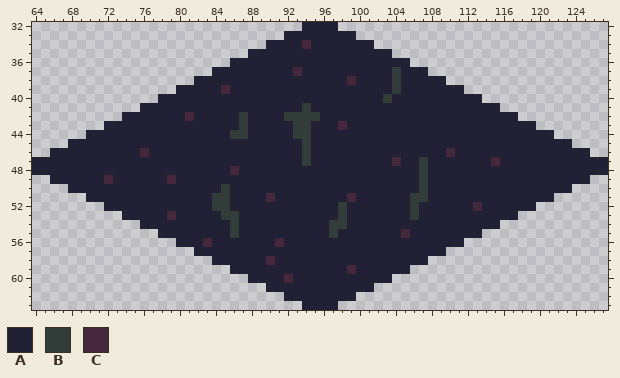
One commit to this pixel-art file: public/sprites/isoriverbedtest.aseprite. That is the earlier state.
192x96 pixels, 1 frame. Shown: x 64..127, y 32..63.
Palette (. is transparent): A #222034  B #323c39  C #45283c
Pixels before, first column x 64:
32 ..............................AAAA..............................
33 ............................AAAAAAAA............................
34 ..........................AAAACAAAAAAA..........................
35 ........................AAAAAAAAAAAAAAAA........................
36 ......................AAAAAAAAAAAAAAAAAAAA......................
37 ....................AAAAAAAAACAAAAAAAAAABAAA....................
38 ..................AAAAAAAAAAAAAAAAACAAAABAAAAA..................
39 ................AAAAACAAAAAAAAAAAAAAAAAABAAAAAAA................
40 ..............AAAAAAAAAAAAAAAAAAAAAAAAABAAAAAAAAAA..............
41 ............AAAAAAAAAAAAAAAAAABAAAAAAAAAAAAAAAAAAAAA............
42 ..........AAAAAAACAAAAABAAAABBBBAAAAAAAAAAAAAAAAAAAAAA..........
43 ........AAAAAAAAAAAAAAABAAAAABBAAACAAAAAAAAAAAAAAAAAAAAA........
44 ......AAAAAAAAAAAAAAAABBAAAAABBAAAAAAAAAAAAAAAAAAAAAAAAAAA......
45 ....AAAAAAAAAAAAAAAAAAAAAAAAAABAAAAAAAAAAAAAAAAAAAAAAAAAAAAA....
46 ..AAAAAAAAAACAAAAAAAAAAAAAAAAABAAAAAAAAAAAAAAACAAAAAAAAAAAAAAA..
47 AAAAAAAAAAAAAAAAAAAAAAAAAAAAAABAAAAAAAAACAABAAAAAAACAAAAAAAAAAAA
48 AAAAAAAAAAAAAAAAAAAAAACAAAAAAAAAAAAAAAAAAAABAAAAAAAAAAAAAAAAAAAA
49 ..AAAAAACAAAAAACAAAAAAAAAAAAAAAAAAAAAAAAAAABAAAAAAAAAAAAAAAAAA..
50 ....AAAAAAAAAAAAAAAAABAAAAAAAAAAAAAAAAAAAAABAAAAAAAAAAAAAAAA....
51 ......AAAAAAAAAAAAAABBAAAACAAAAAAAACAAAAAABBAAAAAAAAAAAAAA......
52 ........AAAAAAAAAAAABBAAAAAAAAAAAABAAAAAAABAAAAAACAAAAAA........
53 ..........AAAAACAAAAABBAAAAAAAAAAABAAAAAAABAAAAAAAAAAA..........
54 ............AAAAAAAAAABAAAAAAAAAABBAAAAAAAAAAAAAAAAA............
55 ..............AAAAAAAABAAAAAAAAAABAAAAAAACAAAAAAAA..............
56 ................AAACAAAAAAACAAAAAAAAAAAAAAAAAAAA................
57 ..................AAAAAAAAAAAAAAAAAAAAAAAAAAAA..................
58 ....................AAAAAACAAAAAAAAAAAAAAAAA....................
59 ......................AAAAAAAAAAAAACAAAAAA......................
60 ........................AAAACAAAAAAAAAAA........................
61 ..........................AAAAAAAAAAAA..........................
62 ............................AAAAAAAA............................
63 ..............................AAAA..............................
After:
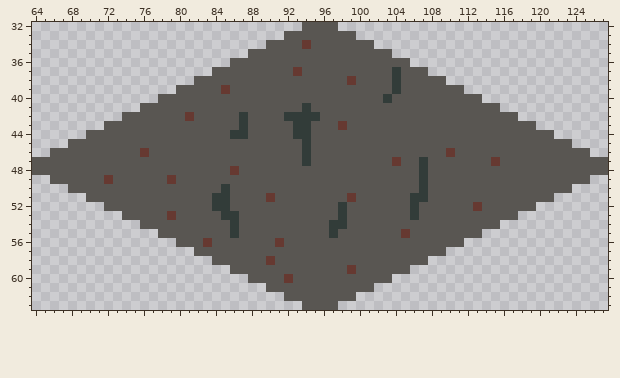
Change:
{"colour":"A","old":"#222034","new":"#595652"}
{"colour":"C","old":"#45283c","new":"#663931"}
{"label":"changed","picture_box":[32,22,608,310]}
